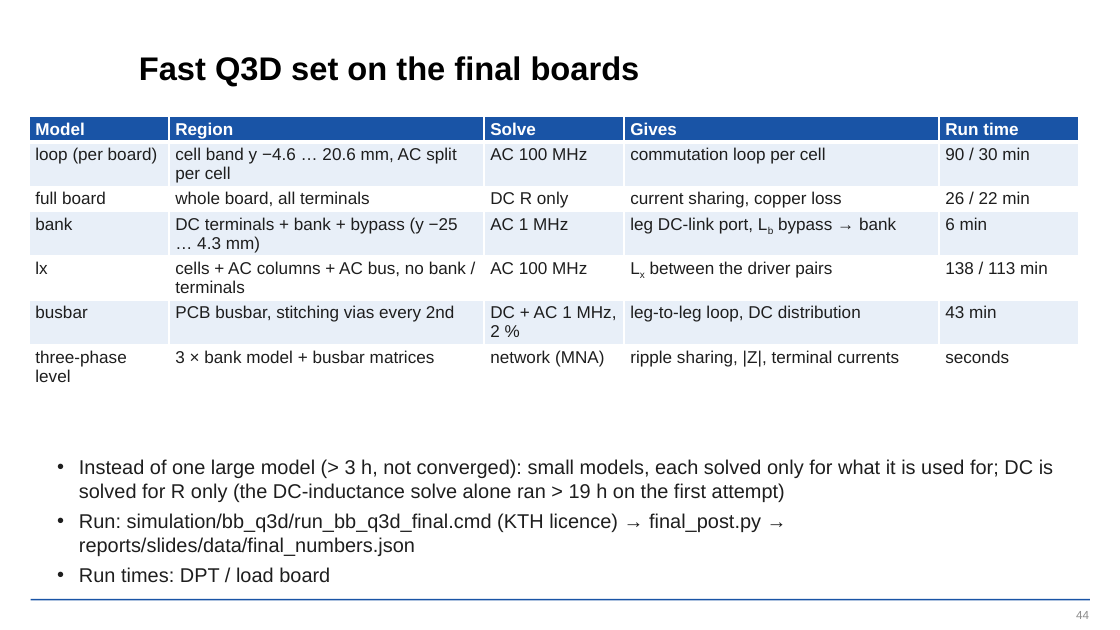
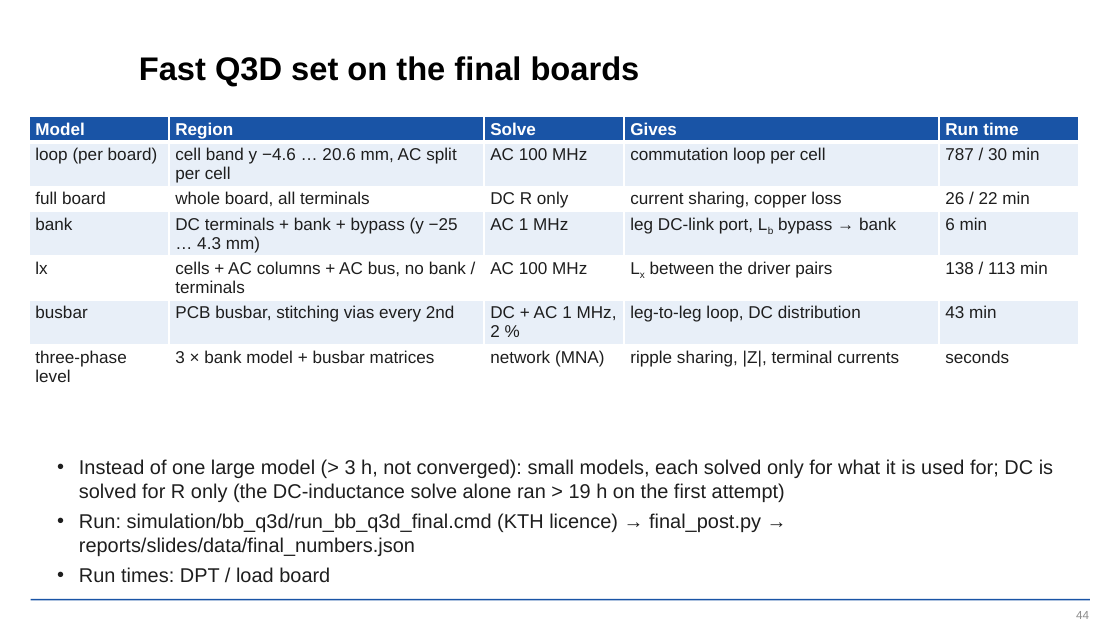
Before and after one commit to EnesAyaz/KTH, a slide deck: slide 44 of PCB-Design/reports/slides/spb_revb_design_flow.pptx. Drawn at 1120x630 pixels with LibreOffice and Linux fonts; fonts in the diff are those of the drawing; background and template pictures are left out. Boxes give left, top, right and bottom in pixels: in the first picture for what was removed or moved away, otherwise in the second. Text is boxed around its words. In the diff, an @@ line names an element or a change of style, - is before the commit and + after.

```diff
--- a/PCB-Design/reports/slides/spb_revb_design_flow.pptx
+++ b/PCB-Design/reports/slides/spb_revb_design_flow.pptx
@@ table at (29,116,1079,386) @@
-row 2, column 5: 90 / 30 min
+row 2, column 5: 787 / 30 min
```
Also in this commit, not shown: 8 other slides changed, 2 slides added, 32 other files.
